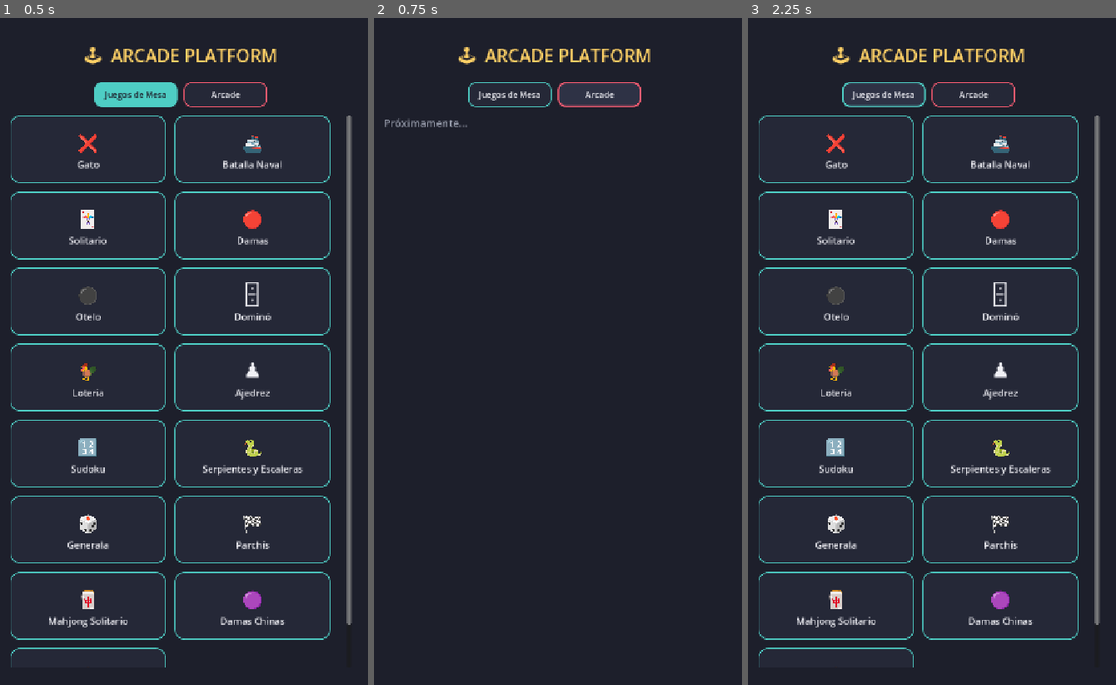
Above: before the commit, frames 1-3 (left to right).
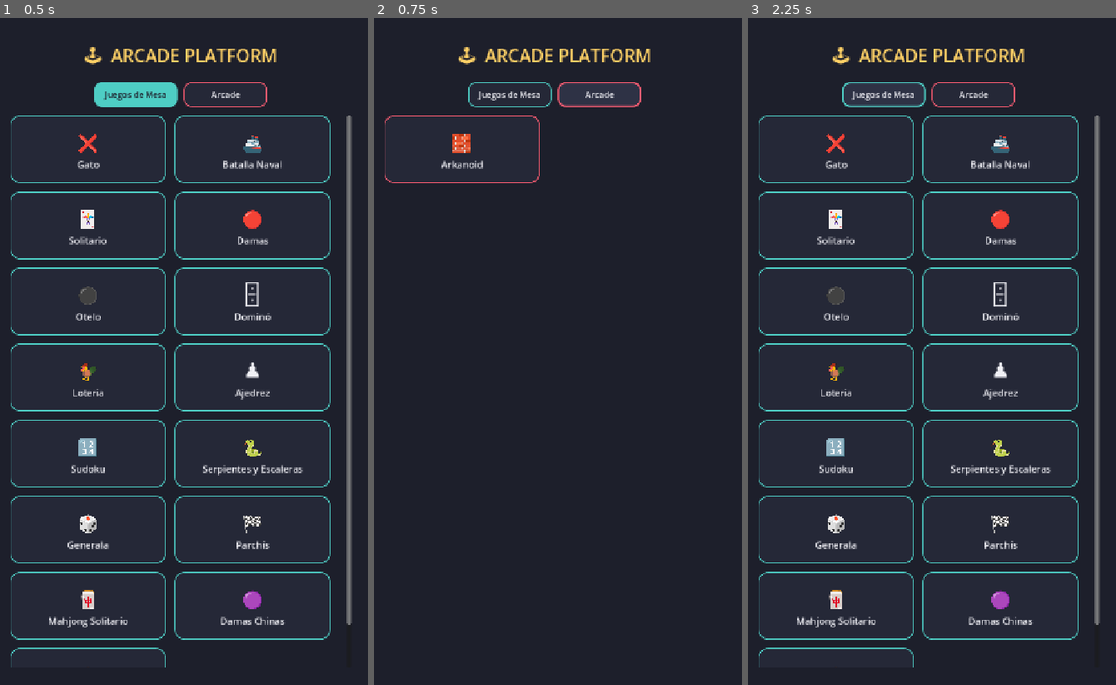
Above: after the commit, the same moments.

Repository: jfrodriguezva/Arcade
Game: Godot game, scene res://core/scenes/hub.tscn
Two runs of this game, one before a commit and one after it. Both use one fixed random seed, a clock stepped at 60 frames per second and the inputs below.
Inputs:
- Up to frame 1 (0.5 s): no input
- Up to frame 2 (0.75 s): click "Arcade" at 0.5 s
- Up to frame 3 (2.25 s): click "Arcade" at 1.25 s; click "Juegos de Mesa" at 2 s

Frame 1 is identical in both runs. In frame 2, 0.5% of the frame differs, in the area x 2-46%, y 14-25%; in frame 3, nothing differs.

Commit message:
Fase 2 arranca: Arkanoid
Primer juego arcade de la plataforma. Fisica de rebote manual
(sin motor de fisicas): paredes, paleta con angulo de rebote segun
punto de impacto, ladrillos con rebote por eje de menor solapamiento.
Control por arrastre (touch/mouse) sobre el area de juego. 3 vidas,
puntaje, 40 ladrillos en 5 filas de colores.

Validado simulando cientos de frames de fisica directamente (sin
input real): confirma que rompe ladrillos, suma puntos, pierde
vidas al caer la bola, y reinicia el estado correctamente.

Co-Authored-By: Claude Sonnet 5 <noreply@anthropic.com>

Diff:
--- a/core/autoload/game_manager.gd
+++ b/core/autoload/game_manager.gd
@@ -124,6 +124,14 @@
 		"scene": "res://games/board/backgammon/backgammon.tscn",
 		"enabled": true,
 	},
+	{
+		"id": "arkanoid",
+		"title": "Arkanoid",
+		"icon": "🧱",
+		"category": "arcade",
+		"scene": "res://games/arcade/arkanoid/arkanoid.tscn",
+		"enabled": true,
+	},
 ]
 
 var current_game_id: String = ""
--- /dev/null
+++ b/games/arcade/arkanoid/arkanoid.gd
@@ -0,0 +1,263 @@
+extends Control
+## Arkanoid/rompe-ladrillos. Arrastra para mover la paleta; la física
+## de rebote (paredes, paleta con ángulo según punto de impacto,
+## ladrillos) es manual, sin motor de físicas, consistente con el
+## resto de la plataforma.
+
+const GAME_ID := "arkanoid"
+const PLAY_W := 640.0
+const PLAY_H := 880.0
+const PADDLE_W := 120.0
+const PADDLE_H := 18.0
+const BALL_SIZE := 16.0
+const COLS := 8
+const ROWS := 5
+const BRICK_GAP := 4.0
+const BRICK_H := 30.0
+const BALL_SPEED := 480.0
+const MAX_BOUNCE_VX := 380.0
+
+const HELP_TEXT := "Arrastra el dedo (o el mouse) horizontalmente sobre el área de juego para mover la paleta.
+
+Toca la pantalla para lanzar la bola. Rebota la bola para romper todos los ladrillos sin dejarla caer — el punto donde golpea la paleta cambia el ángulo del rebote.
+
+Pierdes una vida si la bola cae debajo de la paleta. Ganas si rompes todos los ladrillos; pierdes si se acaban tus 3 vidas."
+
+var ball_pos: Vector2 = Vector2.ZERO
+var ball_vel: Vector2 = Vector2.ZERO
+var score: int = 0
+var lives: int = 3
+var state: String = "ready" # ready | playing | game_over | won
+var bricks: Array = []
+
+var play_area: Control
+var paddle: Panel
+var ball_view: GamePiece
+var score_label: Label
+var lives_label: Label
+var status_label: Label
+
+
+func _ready() -> void:
+	_build_ui()
+	_new_game()
+
+
+func _build_ui() -> void:
+	UIKit.apply_background(self)
+
+	var scroll := ScrollContainer.new()
+	scroll.set_anchors_preset(Control.PRESET_FULL_RECT)
+	add_child(scroll)
+
+	var margin := MarginContainer.new()
+	for side: String in ["margin_left", "margin_right", "margin_top", "margin_bottom"]:
+		margin.add_theme_constant_override(side, 20)
+	scroll.add_child(margin)
+
+	var vbox := VBoxContainer.new()
+	vbox.alignment = BoxContainer.ALIGNMENT_CENTER
+	vbox.add_theme_constant_override("separation", 8)
+	margin.add_child(vbox)
+
+	UIKit.build_toolbar(vbox, self, "Arkanoid", HELP_TEXT)
+
+	var hud := HBoxContainer.new()
+	hud.alignment = BoxContainer.ALIGNMENT_CENTER
+	hud.add_theme_constant_override("separation", 30)
+	vbox.add_child(hud)
+	score_label = UIKit.title_label("Puntos: 0", 16, UIKit.COLOR_TEXT)
+	hud.add_child(score_label)
+	lives_label = UIKit.title_label("Vidas: 3", 16, UIKit.COLOR_ACCENT)
+	hud.add_child(lives_label)
+
+	status_label = UIKit.title_label("", 15, UIKit.COLOR_TEXT_DIM)
+	vbox.add_child(status_label)
+
+	var play_panel := PanelContainer.new()
+	play_panel.add_theme_stylebox_override("panel", UIKit.stylebox(UIKit.COLOR_PANEL, UIKit.COLOR_ACCENT_3, 12, 2))
+	vbox.add_child(play_panel)
+
+	play_area = Control.new()
+	play_area.custom_minimum_size = Vector2(PLAY_W, PLAY_H)
+	play_area.clip_contents = true
+	play_area.mouse_filter = Control.MOUSE_FILTER_STOP
+	play_area.gui_input.connect(_on_play_area_input)
+	play_panel.add_child(play_area)
+
+	paddle = Panel.new()
+	paddle.size = Vector2(PADDLE_W, PADDLE_H)
+	paddle.mouse_filter = Control.MOUSE_FILTER_IGNORE
+	paddle.add_theme_stylebox_override("panel", UIKit.stylebox(UIKit.COLOR_ACCENT, Color(0, 0, 0, 0), 8))
+	play_area.add_child(paddle)
+
+	ball_view = GamePiece.new()
+	ball_view.size = Vector2(BALL_SIZE, BALL_SIZE)
+	ball_view.mouse_filter = Control.MOUSE_FILTER_IGNORE
+	ball_view.set_piece(UIKit.COLOR_ACCENT_3)
+	play_area.add_child(ball_view)
+
+	_build_bricks()
+
+	var restart_btn := Button.new()
+	restart_btn.text = "↻  Nueva partida"
+	restart_btn.custom_minimum_size = Vector2(200, 48)
+	UIKit.style_button(restart_btn, UIKit.COLOR_ACCENT_3)
+	restart_btn.pressed.connect(_new_game)
+	vbox.add_child(restart_btn)
+
+
+func _build_bricks() -> void:
+	bricks.clear()
+	var brick_w: float = (PLAY_W - BRICK_GAP * (COLS + 1)) / COLS
+	var row_colors: Array = [UIKit.COLOR_ACCENT, UIKit.COLOR_ACCENT_2, UIKit.COLOR_ACCENT_3, UIKit.COLOR_DANGER, UIKit.COLOR_TEXT_DIM]
+	for r in range(ROWS):
+		for c in range(COLS):
+			var x: float = BRICK_GAP + c * (brick_w + BRICK_GAP)
+			var y: float = 20.0 + r * (BRICK_H + BRICK_GAP)
+			var view := Panel.new()
+			view.position = Vector2(x, y)
+			view.size = Vector2(brick_w, BRICK_H)
+			view.mouse_filter = Control.MOUSE_FILTER_IGNORE
+			var color: Color = row_colors[r % row_colors.size()]
+			view.add_theme_stylebox_override("panel", UIKit.stylebox(color, Color(0, 0, 0, 0), 4))
+			play_area.add_child(view)
+			bricks.append({"rect": Rect2(x, y, brick_w, BRICK_H), "alive": true, "view": view})
+
+
+func _new_game() -> void:
+	score = 0
+	lives = 3
+	state = "ready"
+	for b: Dictionary in bricks:
+		b["alive"] = true
+		b["view"].visible = true
+	_update_hud()
+	_reset_ball()
+
+
+func _update_hud() -> void:
+	score_label.text = "Puntos: %d" % score
+	lives_label.text = "Vidas: %d" % lives
+
+
+func _reset_ball() -> void:
+	paddle.position = Vector2((PLAY_W - PADDLE_W) / 2.0, PLAY_H - 40.0)
+	ball_pos = Vector2(paddle.position.x + PADDLE_W / 2.0 - BALL_SIZE / 2.0, paddle.position.y - BALL_SIZE - 2.0)
+	ball_vel = Vector2.ZERO
+	ball_view.position = ball_pos
+	status_label.text = "Toca el área de juego para lanzar la bola"
+
+
+func _on_play_area_input(event: InputEvent) -> void:
+	if state == "game_over" or state == "won":
+		return
+
+	var x: float = -1.0
+	if event is InputEventMouseMotion:
+		if event.button_mask & MOUSE_BUTTON_MASK_LEFT:
+			x = event.position.x
+	elif event is InputEventMouseButton and event.pressed:
+		x = event.position.x
+
+	if x < 0.0:
+		return
+
+	_move_paddle_to(x)
+
+	if state == "ready":
+		state = "playing"
+		ball_vel = Vector2(BALL_SPEED * 0.5, -BALL_SPEED)
+		status_label.text = ""
+
+
+func _move_paddle_to(x: float) -> void:
+	paddle.position.x = clamp(x - PADDLE_W / 2.0, 0.0, PLAY_W - PADDLE_W)
+
+
+func _process(delta: float) -> void:
+	if state != "playing":
+		return
+
+	ball_pos += ball_vel * delta
+
+	if ball_pos.x <= 0.0:
+		ball_pos.x = 0.0
+		ball_vel.x = abs(ball_vel.x)
+	elif ball_pos.x + BALL_SIZE >= PLAY_W:
+		ball_pos.x = PLAY_W - BALL_SIZE
+		ball_vel.x = -abs(ball_vel.x)
+
+	if ball_pos.y <= 0.0:
+		ball_pos.y = 0.0
+		ball_vel.y = abs(ball_vel.y)
+
+	var ball_rect := Rect2(ball_pos, Vector2(BALL_SIZE, BALL_SIZE))
+	var paddle_rect := Rect2(paddle.position, Vector2(PADDLE_W, PADDLE_H))
+
+	if ball_vel.y > 0.0 and ball_rect.intersects(paddle_rect):
+		var hit_pos: float = ((ball_pos.x + BALL_SIZE / 2.0) - (paddle.position.x + PADDLE_W / 2.0)) / (PADDLE_W / 2.0)
+		hit_pos = clamp(hit_pos, -1.0, 1.0)
+		ball_vel.x = hit_pos * MAX_BOUNCE_VX
+		ball_vel.y = -abs(ball_vel.y)
+		ball_pos.y = paddle.position.y - BALL_SIZE - 1.0
+
+	for b: Dictionary in bricks:
+		if not b["alive"]:
+			continue
+		var brick_rect: Rect2 = b["rect"]
+		if ball_rect.intersects(brick_rect):
+			b["alive"] = false
+			b["view"].visible = false
+			score += 10
+			_update_hud()
+
+			var overlap_x: float = min(ball_rect.end.x, brick_rect.end.x) - max(ball_rect.position.x, brick_rect.position.x)
+			var overlap_y: float = min(ball_rect.end.y, brick_rect.end.y) - max(ball_rect.position.y, brick_rect.position.y)
+			if overlap_x < overlap_y:
+				ball_vel.x = -ball_vel.x
+			else:
+				ball_vel.y = -ball_vel.y
+			break
+
+	ball_view.position = ball_pos
+
+	if ball_pos.y > PLAY_H:
+		_lose_life()
+		return
+
+	if _all_bricks_cleared():
+		_win()
+
+
+func _all_bricks_cleared() -> bool:
+	for b: Dictionary in bricks:
+		if b["alive"]:
+			return false
+	return true
+
+
+func _lose_life() -> void:
+	lives -= 1
+	_update_hud()
+	if lives <= 0:
+		state = "game_over"
+		status_label.text = "Game Over. Puntos: %d" % score
+		_record_result(false)
+		return
+	state = "ready"
+	_reset_ball()
+
+
+func _win() -> void:
+	state = "won"
+	status_label.text = "¡Ganaste! Puntos: %d" % score
+	_record_result(true)
+
+
+func _record_result(won: bool) -> void:
+	var stats: Dictionary = SaveManager.get_game_data(GAME_ID)
+	var key: String = "wins" if won else "losses"
+	stats[key] = stats.get(key, 0) + 1
+	stats["best_score"] = max(stats.get("best_score", 0), score)
+	SaveManager.set_game_data(GAME_ID, stats)
--- /dev/null
+++ b/games/arcade/arkanoid/arkanoid.tscn
@@ -0,0 +1,12 @@
+[gd_scene load_steps=2 format=3]
+
+[ext_resource type="Script" path="res://games/arcade/arkanoid/arkanoid.gd" id="1"]
+
+[node name="Arkanoid" type="Control"]
+layout_mode=3
+anchors_preset=15
+anchor_right=1.0
+anchor_bottom=1.0
+grow_horizontal=2
+grow_vertical=2
+script=ExtResource("1")
Not shown, added: games/arcade/arkanoid/arkanoid.gd.uid
